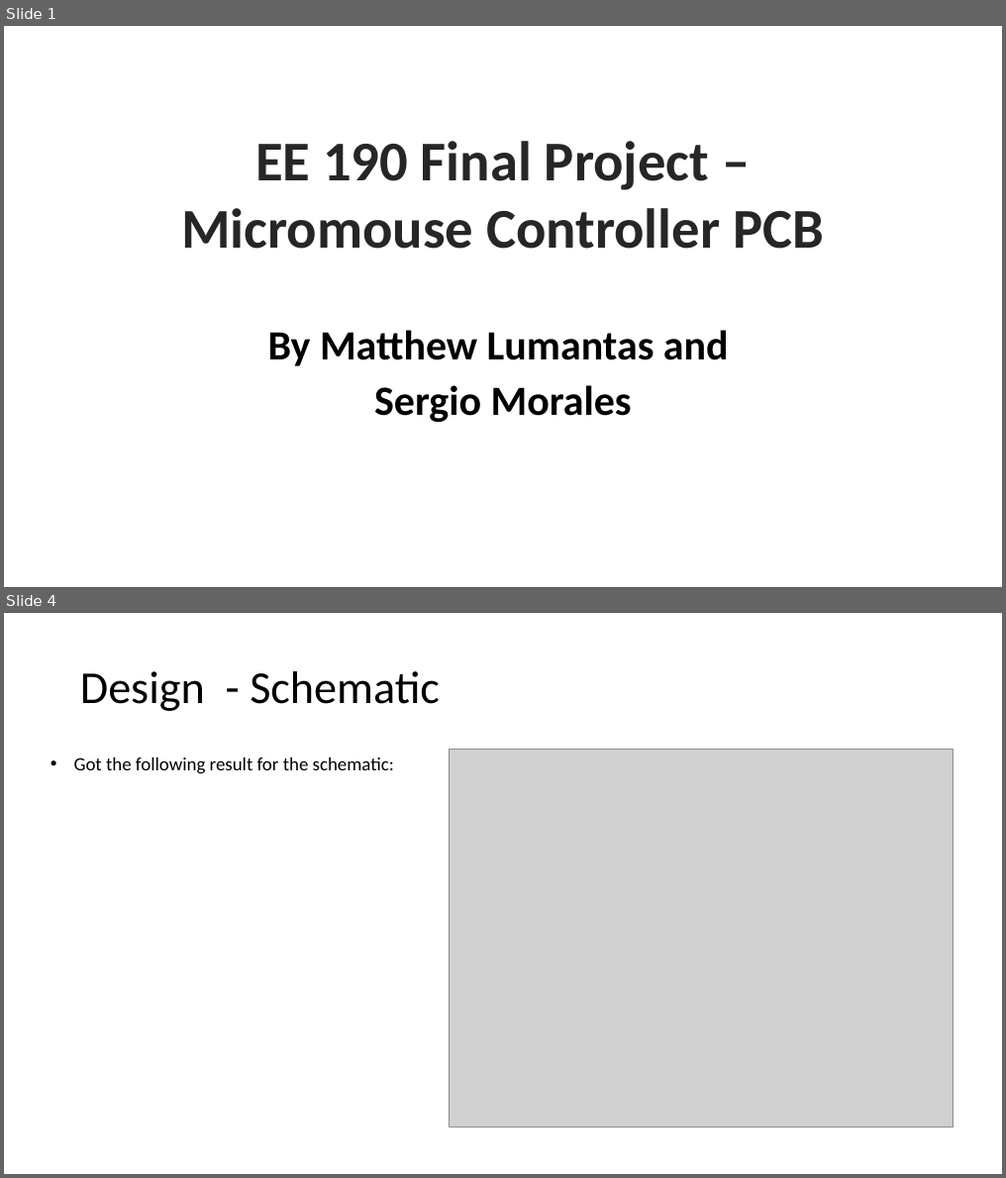
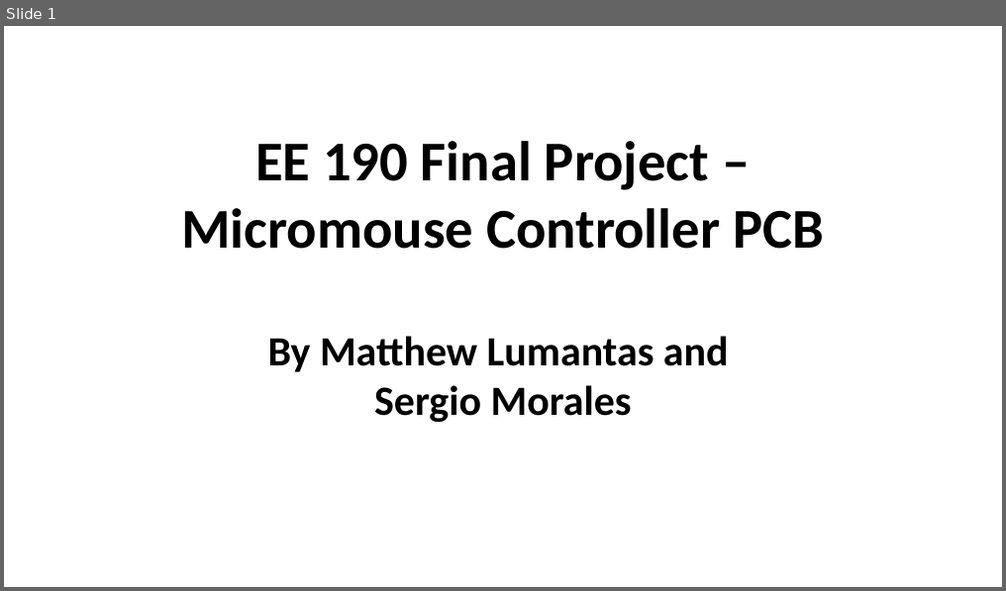
Before and after one commit to mattlumantas/ee190_final, a slide deck: Micromouse_Controller_Presentation.pptx. Shown one above the other, each under a label of ours: slides 1 and 4 before the commit, slide 1 after it; the slides between them are not shown. The pictures are 1006x1178 and 1006x591 pixels, drawn with LibreOffice and Linux fonts; fonts in the diff are those of the drawing; grey boxes stand for pictures; background and template pictures are left out. Boxes give left, top, right and bottom in pixels: in the first picture for what was removed or moved away, otherwise in the second. Text is boxed around its words. In the diff, an @@ line names an element or a change of style, - is before the commit and + after.

Commit message:
Version 1.0 of Micromouse controller 	Added capacitor values 	Arranged Labels 	Completed BoM and Presentation

```diff
--- a/Micromouse_Controller_Presentation.pptx
+++ b/Micromouse_Controller_Presentation.pptx
@@ slide 4 removed at bbox=[4, 613, 1002, 1174], background #FFFFFF @@
@@ title removed at bbox=[80, 671, 440, 711] @@
-Design - Schematic
@@ text removed at bbox=[74, 758, 394, 774] @@
-• Got the following result for the schematic:
@@ picture removed at bbox=[449, 750, 953, 1128] @@
@@ slide 1 changed as well @@
@@ text "EE 190 Final Project – ..." at bbox=[181, 141, 824, 249]: text colour #262626 to #000000, letter outline #FFFFFF 2.25 pt to none @@
@@ text "By Matthew Lumantas and" at bbox=[268, 336, 729, 422]: letter outline #FFFFFF 2.25 pt to none; line spacing 0.9 to 1; less space between paragraphs @@
```
Also in this commit, not shown: 2 other slides changed, 6 slides added, 2 other slides removed, 14 other files.
